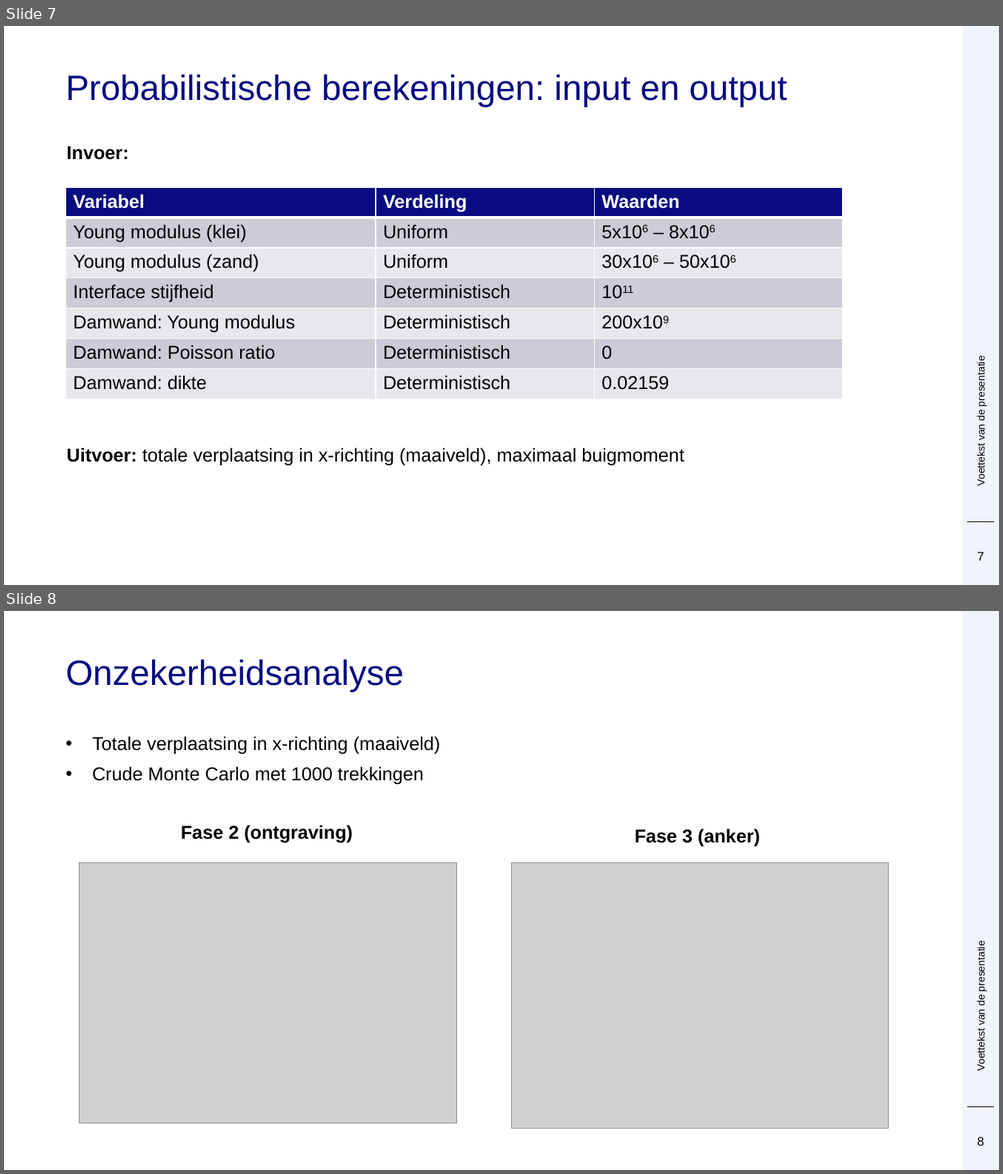
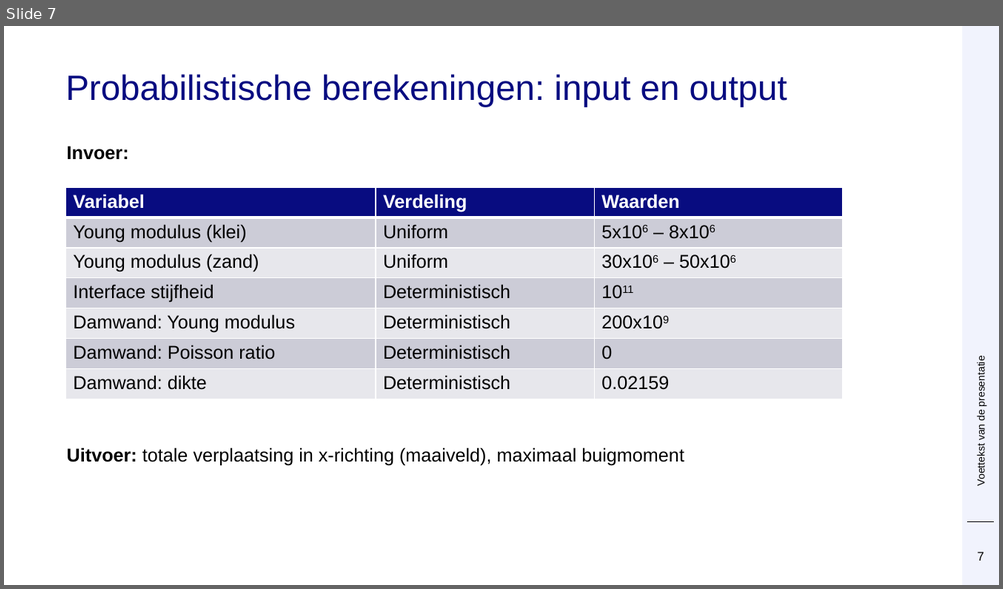
Before and after one commit to Deltares/ProbabilisticLibrary, a slide deck: sources/Deltares.Probabilistic.PWrapper.Examples/kratos/Prob Kratos DSD.pptx. Shown one above the other, each under a label of ours: slides 7 and 8 before the commit, slide 7 after it. The pictures are 1003x1174 and 1003x589 pixels, drawn with LibreOffice and Linux fonts; fonts in the diff are those of the drawing; grey boxes stand for pictures; background and template pictures are left out. Boxes give left, top, right and bottom in pixels: in the first picture for what was removed or moved away, otherwise in the second. Text is boxed around its words. In the diff, an @@ line names an element or a change of style, - is before the commit and + after.

```diff
--- a/sources/Deltares.Probabilistic.PWrapper.Examples/kratos/Prob Kratos DSD.pptx
+++ b/sources/Deltares.Probabilistic.PWrapper.Examples/kratos/Prob Kratos DSD.pptx
@@ slide 8 removed at <box>4,611,999,1170</box>, background #FFFFFF; not listed: 2 template elements that a slide beside it also shows @@
@@ title removed at <box>65,659,404,692</box> @@
-Onzekerheidsanalyse
@@ text removed at <box>92,736,441,785</box> @@
-• Totale verplaatsing in x-richting (maaiveld)
-• Crude Monte Carlo met 1000 trekkingen
@@ text removed at <box>181,825,353,843</box> @@
-Fase 2 (ontgraving)
@@ text removed at <box>634,829,760,847</box> @@
-Fase 3 (anker)
@@ picture removed at <box>79,863,456,1124</box> @@
@@ picture removed at <box>512,863,888,1128</box> @@
@@ text removed at <box>975,945,987,1071</box> @@
-Voettekst van de presentatie
@@ page number removed at <box>977,1137,984,1146</box> @@
-8
```
Also in this commit, not shown: 11 slides changed.
